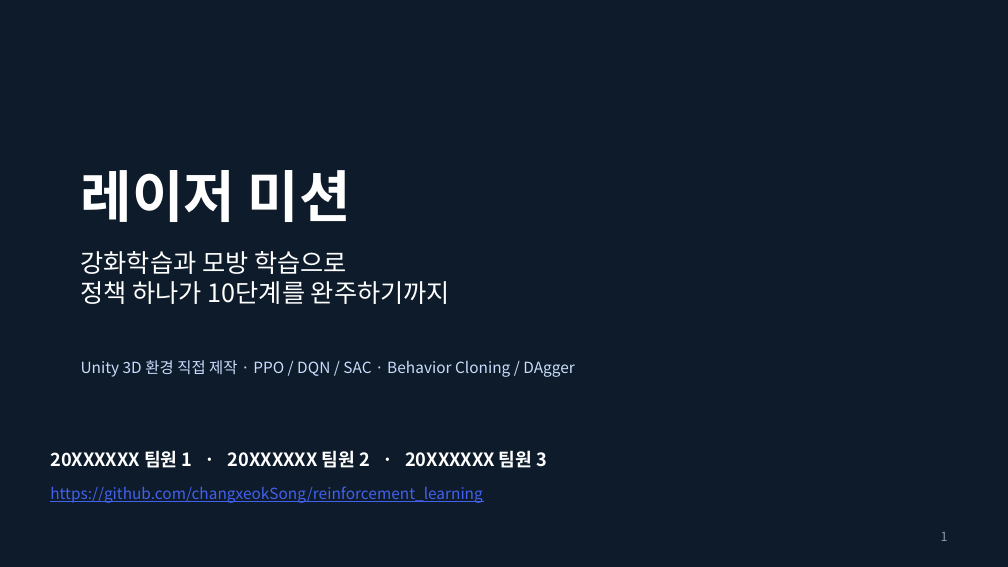
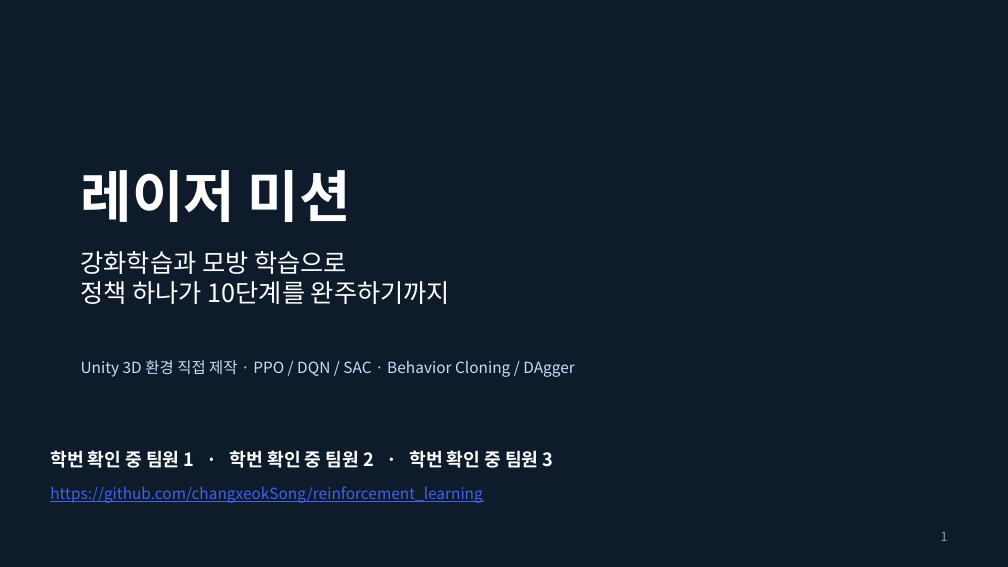
Before and after one commit to changxeokSong/reinforcement_learning, a slide deck: slide 1 of docs/LaserMission_presentation.pptx. Drawn at 1008x567 pixels with LibreOffice and Linux fonts; fonts in the diff are those of the drawing; background and template pictures are left out. Boxes give left, top, right and bottom in pixels: in the first picture for what was removed or moved away, otherwise in the second. Text is boxed around its words. In the diff, an @@ line names an element or a change of style, - is before the commit and + after.

```diff
--- a/docs/LaserMission_presentation.pptx
+++ b/docs/LaserMission_presentation.pptx
@@ text at (50, 450, 554, 468): text changed @@
-20XXXXXX 팀원 1 · 20XXXXXX 팀원 2 · 20XXXXXX 팀원 3
+학번 확인 중 팀원 1 · 학번 확인 중 팀원 2 · 학번 확인 중 팀원 3
```
Also in this commit, not shown: 4 other slides changed, 10 other files.
